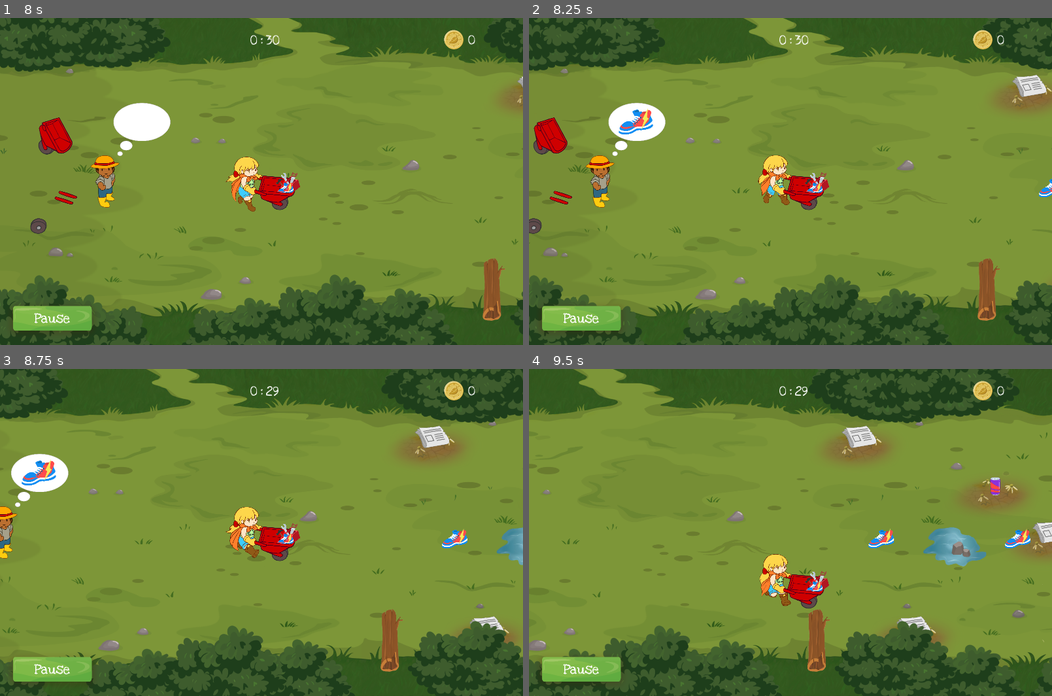
Above: before the commit, frames 1-4 (two rows, left to right).
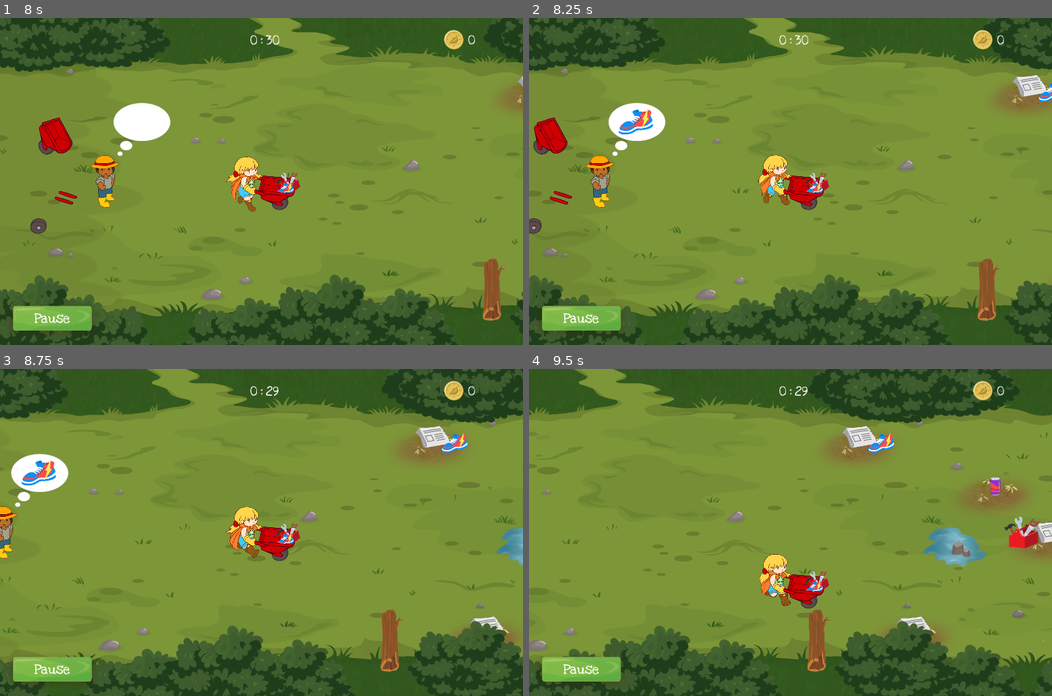
Above: after the commit, the same moments.

Repository: siconline/EcoChampion_Godot
Game: Godot game, scene res://Main.tscn
Two runs of this game, one before a commit and one after it. Both use one fixed random seed, a clock stepped at 60 frames per second and the inputs below.
Inputs (mouse positions are in pixels of both pictures, inside the frame that each line leads up to):
- Up to frame 1 (8 s): click "Score" at 0.5 s; click "Level Menu" at 1.25 s; click "Garbage Patrol" at 2 s; click "Germany" at 2.75 s; click (360, 282) at 3.5 s; click "Pause" at 4.25 s; click "Continue" at 5 s; tap Enter (ui_accept) at 5.75, 6.02, 6.77 s; move the mouse to (235, 246) at 5.77 s; hold Up (ui_up) 5.78-7.28 s; move the mouse to (418, 230) at 6.52 s; move the mouse to (104, 132) at 7.27 s; hold Left (ui_left) from 7.28 s (still down)
- Up to frame 2 (8.25 s): keep holding Left (ui_left); move the mouse to (816, 181) at 8.02 s
- Up to frame 3 (8.75 s): keep holding Left (ui_left); tap Enter (ui_accept) at 8.27 s
- Up to frame 4 (9.5 s): move the mouse to (712, 450) at 8.77 s; release Left (ui_left) at 8.78 s; hold Down (ui_down) from 8.78 s (still down); tap Enter (ui_accept) at 9.02 s

Frame 1 is identical in both runs. In frame 2, 0.2% of the frame differs, in the area x 97-100%, y 19-55%; in frame 3, 0.4%; in frame 4, 0.8%, in the area x 64-98%, y 19-55%.

Commit message:
added powerups at scene

Diff:
--- a/MiniGame01/MiniGame01.tscn
+++ b/MiniGame01/MiniGame01.tscn
@@ -6,7 +6,7 @@
 [ext_resource path="res://MiniGame01/Textures/Backgrounds/Germany/ForegroundStartTop_d.png" type="Texture" id=4]
 [ext_resource path="res://MiniGame01/Textures/Backgrounds/Germany/ForegroundStartBottom_d.png" type="Texture" id=5]
 [ext_resource path="res://MiniGame01/PowerUps.gd" type="Script" id=6]
-[ext_resource path="res://MiniGame01/Textures/PickUps/item_boost.png" type="Texture" id=7]
+[ext_resource path="res://MiniGame01/PowerUp/PowerUp.tscn" type="PackedScene" id=7]
 [ext_resource path="res://MiniGame01/PickUps.gd" type="Script" id=8]
 [ext_resource path="res://MiniGame01/PickUp/PickUp.tscn" type="PackedScene" id=9]
 [ext_resource path="res://MiniGame01/Obstacles.gd" type="Script" id=10]
@@ -28,12 +28,7 @@
 [ext_resource path="res://MiniGame01/Textures/Facilities/t2_vorne.png" type="Texture" id=26]
 [ext_resource path="res://MiniGame01/NPC/Npc.tscn" type="PackedScene" id=27]
 
-[sub_resource type="RectangleShape2D" id=1]
-
-custom_solver_bias = 0.0
-extents = Vector2( 10, 10 )
-
-[sub_resource type="Animation" id=3]
+[sub_resource type="Animation" id=1]
 
 resource_name = "lostItem_L"
 length = 2.0
@@ -1882,7 +1877,7 @@
 "values": [ Vector2( 0.1, 0.1 ), Vector2( 0.1, 0.1 ), Vector2( 0.2, 0.2 ), Vector2( 0.07, 0.07 ), Vector2( 0.1, 0.1 ) ]
 }
 
-[node name="MiniGame01" type="Node2D" index="0"]
+[node name="MiniGame01" type="Node2D"]
 
 script = ExtResource( 1 )
 _sections_unfolded = [ "Pause" ]
@@ -1995,303 +1990,69 @@
 script = ExtResource( 6 )
 _sections_unfolded = [ "Transform" ]
 
-[node name="PowerUp1" type="Area2D" parent="PowerUps" index="0"]
-
-editor/display_folded = true
-position = Vector2( 1320, 1.80205 )
-input_pickable = true
-gravity_vec = Vector2( 0, 1 )
-gravity = 98.0
-linear_damp = 0.1
-angular_damp = 1.0
-audio_bus_override = false
-audio_bus_name = "Master"
-_sections_unfolded = [ "Transform" ]
-
-[node name="CollisionShape2D" type="CollisionShape2D" parent="PowerUps/PowerUp1" index="0"]
-
-shape = SubResource( 1 )
-
-[node name="Sprite" type="Sprite" parent="PowerUps/PowerUp1" index="1"]
-
-scale = Vector2( 0.15, 0.15 )
-texture = ExtResource( 7 )
-_sections_unfolded = [ "Transform" ]
-
-[node name="PowerUp2" type="Area2D" parent="PowerUps" index="1"]
-
-editor/display_folded = true
-position = Vector2( 1820, 1.80205 )
-input_pickable = true
-gravity_vec = Vector2( 0, 1 )
-gravity = 98.0
-linear_damp = 0.1
-angular_damp = 1.0
-audio_bus_override = false
-audio_bus_name = "Master"
-_sections_unfolded = [ "Transform" ]
-
-[node name="CollisionShape2D" type="CollisionShape2D" parent="PowerUps/PowerUp2" index="0"]
-
-shape = SubResource( 1 )
-
-[node name="Sprite" type="Sprite" parent="PowerUps/PowerUp2" index="1"]
-
-scale = Vector2( 0.15, 0.15 )
-texture = ExtResource( 7 )
-_sections_unfolded = [ "Transform" ]
-
-[node name="PowerUp3" type="Area2D" parent="PowerUps" index="2"]
-
-editor/display_folded = true
-position = Vector2( 2320, 1.80205 )
-input_pickable = true
-gravity_vec = Vector2( 0, 1 )
-gravity = 98.0
-linear_damp = 0.1
-angular_damp = 1.0
-audio_bus_override = false
-audio_bus_name = "Master"
-_sections_unfolded = [ "Transform" ]
-
-[node name="CollisionShape2D" type="CollisionShape2D" parent="PowerUps/PowerUp3" index="0"]
-
-shape = SubResource( 1 )
-
-[node name="Sprite" type="Sprite" parent="PowerUps/PowerUp3" index="1"]
-
-scale = Vector2( 0.15, 0.15 )
-texture = ExtResource( 7 )
-_sections_unfolded = [ "Transform" ]
-
-[node name="PowerUp4" type="Area2D" parent="PowerUps" index="3"]
-
-editor/display_folded = true
-position = Vector2( 2820, 1.80205 )
-input_pickable = true
-gravity_vec = Vector2( 0, 1 )
-gravity = 98.0
-linear_damp = 0.1
-angular_damp = 1.0
-audio_bus_override = false
-audio_bus_name = "Master"
-_sections_unfolded = [ "Transform" ]
-
-[node name="CollisionShape2D" type="CollisionShape2D" parent="PowerUps/PowerUp4" index="0"]
-
-shape = SubResource( 1 )
-
-[node name="Sprite" type="Sprite" parent="PowerUps/PowerUp4" index="1"]
-
-scale = Vector2( 0.15, 0.15 )
-texture = ExtResource( 7 )
-_sections_unfolded = [ "Transform" ]
-
-[node name="PowerUp5" type="Area2D" parent="PowerUps" index="4"]
-
-editor/display_folded = true
-position = Vector2( 3320, 1.80205 )
-input_pickable = true
-gravity_vec = Vector2( 0, 1 )
-gravity = 98.0
-linear_damp = 0.1
-angular_damp = 1.0
-audio_bus_override = false
-audio_bus_name = "Master"
-_sections_unfolded = [ "Transform" ]
-
-[node name="CollisionShape2D" type="CollisionShape2D" parent="PowerUps/PowerUp5" index="0"]
-
-shape = SubResource( 1 )
-
-[node name="Sprite" type="Sprite" parent="PowerUps/PowerUp5" index="1"]
-
-scale = Vector2( 0.15, 0.15 )
-texture = ExtResource( 7 )
-_sections_unfolded = [ "Transform" ]
-
-[node name="PowerUp6" type="Area2D" parent="PowerUps" index="5"]
-
-editor/display_folded = true
-position = Vector2( 3820, 1.80205 )
-input_pickable = true
-gravity_vec = Vector2( 0, 1 )
-gravity = 98.0
-linear_damp = 0.1
-angular_damp = 1.0
-audio_bus_override = false
-audio_bus_name = "Master"
-_sections_unfolded = [ "Transform" ]
-
-[node name="CollisionShape2D" type="CollisionShape2D" parent="PowerUps/PowerUp6" index="0"]
-
-shape = SubResource( 1 )
-
-[node name="Sprite" type="Sprite" parent="PowerUps/PowerUp6" index="1"]
-
-scale = Vector2( 0.15, 0.15 )
-texture = ExtResource( 7 )
-_sections_unfolded = [ "Transform" ]
-
-[node name="PowerUp7" type="Area2D" parent="PowerUps" index="6"]
-
-editor/display_folded = true
-position = Vector2( 4320, 1.80205 )
-input_pickable = true
-gravity_vec = Vector2( 0, 1 )
-gravity = 98.0
-linear_damp = 0.1
-angular_damp = 1.0
-audio_bus_override = false
-audio_bus_name = "Master"
-_sections_unfolded = [ "Transform" ]
-
-[node name="CollisionShape2D" type="CollisionShape2D" parent="PowerUps/PowerUp7" index="0"]
-
-shape = SubResource( 1 )
-
-[node name="Sprite" type="Sprite" parent="PowerUps/PowerUp7" index="1"]
-
-scale = Vector2( 0.15, 0.15 )
-texture = ExtResource( 7 )
-_sections_unfolded = [ "Transform" ]
-
-[node name="PowerUp8" type="Area2D" parent="PowerUps" index="7"]
-
-editor/display_folded = true
-position = Vector2( 4820, 1.80205 )
-input_pickable = true
-gravity_vec = Vector2( 0, 1 )
-gravity = 98.0
-linear_damp = 0.1
-angular_damp = 1.0
-audio_bus_override = false
-audio_bus_name = "Master"
-_sections_unfolded = [ "Transform" ]
-
-[node name="CollisionShape2D" type="CollisionShape2D" parent="PowerUps/PowerUp8" index="0"]
-
-shape = SubResource( 1 )
-
-[node name="Sprite" type="Sprite" parent="PowerUps/PowerUp8" index="1"]
-
-scale = Vector2( 0.15, 0.15 )
-texture = ExtResource( 7 )
-_sections_unfolded = [ "Transform" ]
-
-[node name="PowerUp9" type="Area2D" parent="PowerUps" index="8"]
-
-editor/display_folded = true
-position = Vector2( 5320, 1.80205 )
-input_pickable = true
-gravity_vec = Vector2( 0, 1 )
-gravity = 98.0
-linear_damp = 0.1
-angular_damp = 1.0
-audio_bus_override = false
-audio_bus_name = "Master"
-_sections_unfolded = [ "Transform" ]
-
-[node name="CollisionShape2D" type="CollisionShape2D" parent="PowerUps/PowerUp9" index="0"]
-
-shape = SubResource( 1 )
-
-[node name="Sprite" type="Sprite" parent="PowerUps/PowerUp9" index="1"]
-
-scale = Vector2( 0.15, 0.15 )
-texture = ExtResource( 7 )
-_sections_unfolded = [ "Transform" ]
-
-[node name="PowerUp10" type="Area2D" parent="PowerUps" index="9"]
-
-editor/display_folded = true
-position = Vector2( 5820, 1.80205 )
-input_pickable = true
-gravity_vec = Vector2( 0, 1 )
-gravity = 98.0
-linear_damp = 0.1
-angular_damp = 1.0
-audio_bus_override = false
-audio_bus_name = "Master"
-_sections_unfolded = [ "Transform" ]
-
-[node name="CollisionShape2D" type="CollisionShape2D" parent="PowerUps/PowerUp10" index="0"]
-
-shape = SubResource( 1 )
-
-[node name="Sprite" type="Sprite" parent="PowerUps/PowerUp10" index="1"]
-
-scale = Vector2( 0.15, 0.15 )
-texture = ExtResource( 7 )
-_sections_unfolded = [ "Transform" ]
-
-[node name="PowerUp11" type="Area2D" parent="PowerUps" index="10"]
-
-editor/display_folded = true
-position = Vector2( 6320, 1.80205 )
-input_pickable = true
-gravity_vec = Vector2( 0, 1 )
-gravity = 98.0
-linear_damp = 0.1
-angular_damp = 1.0
-audio_bus_override = false
-audio_bus_name = "Master"
-_sections_unfolded = [ "Transform" ]
-
-[node name="CollisionShape2D" type="CollisionShape2D" parent="PowerUps/PowerUp11" index="0"]
-
-shape = SubResource( 1 )
-
-[node name="Sprite" type="Sprite" parent="PowerUps/PowerUp11" index="1"]
-
-scale = Vector2( 0.15, 0.15 )
-texture = ExtResource( 7 )
-_sections_unfolded = [ "Transform" ]
-
-[node name="PowerUp12" type="Area2D" parent="PowerUps" index="11"]
-
-editor/display_folded = true
-position = Vector2( 6820, 1.80205 )
-input_pickable = true
-gravity_vec = Vector2( 0, 1 )
-gravity = 98.0
-linear_damp = 0.1
-angular_damp = 1.0
-audio_bus_override = false
-audio_bus_name = "Master"
-_sections_unfolded = [ "Transform" ]
-
-[node name="CollisionShape2D" type="CollisionShape2D" parent="PowerUps/PowerUp12" index="0"]
-
-shape = SubResource( 1 )
-
-[node name="Sprite" type="Sprite" parent="PowerUps/PowerUp12" index="1"]
-
-scale = Vector2( 0.15, 0.15 )
-texture = ExtResource( 7 )
-_sections_unfolded = [ "Transform" ]
-
-[node name="PowerUp13" type="Area2D" parent="PowerUps" index="12"]
-
-editor/display_folded = true
-position = Vector2( 7320, 1.80205 )
-input_pickable = true
-gravity_vec = Vector2( 0, 1 )
-gravity = 98.0
-linear_damp = 0.1
-angular_damp = 1.0
-audio_bus_override = false
-audio_bus_name = "Master"
-_sections_unfolded = [ "Transform" ]
-
-[node name="CollisionShape2D" type="CollisionShape2D" parent="PowerUps/PowerUp13" index="0"]
-
-shape = SubResource( 1 )
-
-[node name="Sprite" type="Sprite" parent="PowerUps/PowerUp13" index="1"]
-
-scale = Vector2( 0.15, 0.15 )
-texture = ExtResource( 7 )
+[node name="PowerUp1" parent="PowerUps" index="0" instance=ExtResource( 7 )]
+
+position = Vector2( 1320, 0 )
+_sections_unfolded = [ "Transform" ]
+
+[node name="PowerUp2" parent="PowerUps" index="1" instance=ExtResource( 7 )]
+
+position = Vector2( 1820, 0 )
+_sections_unfolded = [ "Transform" ]
+
+[node name="PowerUp3" parent="PowerUps" index="2" instance=ExtResource( 7 )]
+
+position = Vector2( 2320, 0 )
+_sections_unfolded = [ "Transform" ]
+
+[node name="PowerUp4" parent="PowerUps" index="3" instance=ExtResource( 7 )]
+
+position = Vector2( 2820, 0 )
+_sections_unfolded = [ "Transform" ]
+
+[node name="PowerUp5" parent="PowerUps" index="4" instance=ExtResource( 7 )]
+
+position = Vector2( 3320, 0 )
+_sections_unfolded = [ "Transform" ]
+
+[node name="PowerUp6" parent="PowerUps" index="5" instance=ExtResource( 7 )]
+
+position = Vector2( 3820, 0 )
+_sections_unfolded = [ "Transform" ]
+
+[node name="PowerUp7" parent="PowerUps" index="6" instance=ExtResource( 7 )]
+
+position = Vector2( 4320, 0 )
+_sections_unfolded = [ "Transform" ]
+
+[node name="PowerUp8" parent="PowerUps" index="7" instance=ExtResource( 7 )]
+
+position = Vector2( 4820, 0 )
+_sections_unfolded = [ "Transform" ]
+
+[node name="PowerUp9" parent="PowerUps" index="8" instance=ExtResource( 7 )]
+
+position = Vector2( 5320, 0 )
+_sections_unfolded = [ "Transform" ]
+
+[node name="PowerUp10" parent="PowerUps" index="9" instance=ExtResource( 7 )]
+
+position = Vector2( 5820, 0 )
+_sections_unfolded = [ "Transform" ]
+
+[node name="PowerUp11" parent="PowerUps" index="10" instance=ExtResource( 7 )]
+
+position = Vector2( 6320, 0 )
+_sections_unfolded = [ "Transform" ]
+
+[node name="PowerUp12" parent="PowerUps" index="11" instance=ExtResource( 7 )]
+
+position = Vector2( 6820, 0 )
+_sections_unfolded = [ "Transform" ]
+
+[node name="PowerUp13" parent="PowerUps" index="12" instance=ExtResource( 7 )]
+
+position = Vector2( 7320, 0 )
 _sections_unfolded = [ "Transform" ]
 
 [node name="PickUps" type="Node2D" parent="." index="2"]
@@ -3232,6 +2993,61 @@
 _sections_unfolded = [ "Transform" ]
 
 [node name="DropPlayer" type="AnimationPlayer" parent="Facilities/Paper" index="0"]
+
+root_node = NodePath("..")
+autoplay = ""
+playback_process_mode = 1
+playback_default_blend_time = 0.0
+playback_speed = 1.0
+anims/Waste_IN = SubResource( 35 )
+anims/Waste_OUT = SubResource( 36 )
+blend_times = [  ]
+_sections_unfolded = [ "Playback Options" ]
+
+[node name="CollisionShape2D" type="CollisionShape2D" parent="Facilities/Paper" index="1"]
+
+position = Vector2( -27.3101, 19.5071 )
+shape = SubResource( 34 )
+
+[node name="Behind" type="Sprite" parent="Facilities/Paper" index="2"]
+
+position = Vector2( 34.0376, 13.9717 )
+scale = Vector2( 0.35, 0.35 )
+z_index = -3
+texture = ExtResource( 23 )
+_sections_unfolded = [ "Transform", "Z Index" ]
+
+[node name="WasteAnim" type="Sprite" parent="Facilities/Paper" index="3"]
+
+visible = false
+position = Vector2( 0, 50 )
+rotation = 6.28319
+scale = Vector2( 0.1, 0.1 )
+z_index = -1
+texture = ExtResource( 11 )
+_sections_unfolded = [ "Transform", "Visibility", "Z Index" ]
+
+[node name="Front" type="Sprite" parent="Facilities/Paper" index="4"]
+
+position = Vector2( 0, 50 )
+scale = Vector2( 0.35, 0.35 )
+z_index = -1
+texture = ExtResource( 24 )
+_sections_unfolded = [ "Transform", "Z Index" ]
+
+[node name="Metal" type="StaticBody2D" parent="Facilities" index="2"]
+
+position = Vector2( 6500, 350 )
+input_pickable = false
+collision_layer = 1
+collision_mask = 1
+constant_linear_velocity = Vector2( 0, 0 )
+constant_angular_velocity = 0.0
+friction = 1.0
+bounce = 0.0
+_sections_unfolded = [ "Transform" ]
+
+[node name="DropPlayer" type="AnimationPlayer" parent="Facilities/Metal" index="0"]
 
 root_node = NodePath("..")
 autoplay = ""
@@ -3243,65 +3059,10 @@
 blend_times = [  ]
 _sections_unfolded = [ "Playback Options" ]
 
-[node name="CollisionShape2D" type="CollisionShape2D" parent="Facilities/Paper" index="1"]
+[node name="CollisionShape2D" type="CollisionShape2D" parent="Facilities/Metal" index="1"]
 
 position = Vector2( -27.3101, 19.5071 )
-shape = SubResource( 36 )
-
-[node name="Behind" type="Sprite" parent="Facilities/Paper" index="2"]
-
-position = Vector2( 34.0376, 13.9717 )
-scale = Vector2( 0.35, 0.35 )
-z_index = -3
-texture = ExtResource( 23 )
-_sections_unfolded = [ "Transform", "Z Index" ]
-
-[node name="WasteAnim" type="Sprite" parent="Facilities/Paper" index="3"]
-
-visible = false
-position = Vector2( 0, 50 )
-rotation = 6.28319
-scale = Vector2( 0.1, 0.1 )
-z_index = -1
-texture = ExtResource( 11 )
-_sections_unfolded = [ "Transform", "Visibility", "Z Index" ]
-
-[node name="Front" type="Sprite" parent="Facilities/Paper" index="4"]
-
-position = Vector2( 0, 50 )
-scale = Vector2( 0.35, 0.35 )
-z_index = -1
-texture = ExtResource( 24 )
-_sections_unfolded = [ "Transform", "Z Index" ]
-
-[node name="Metal" type="StaticBody2D" parent="Facilities" index="2"]
-
-position = Vector2( 6500, 350 )
-input_pickable = false
-collision_layer = 1
-collision_mask = 1
-constant_linear_velocity = Vector2( 0, 0 )
-constant_angular_velocity = 0.0
-friction = 1.0
-bounce = 0.0
-_sections_unfolded = [ "Transform" ]
-
-[node name="DropPlayer" type="AnimationPlayer" parent="Facilities/Metal" index="0"]
-
-root_node = NodePath("..")
-autoplay = ""
-playback_process_mode = 1
-playback_default_blend_time = 0.0
-playback_speed = 1.0
-anims/Waste_IN = SubResource( 39 )
-anims/Waste_OUT = SubResource( 40 )
-blend_times = [  ]
-_sections_unfolded = [ "Playback Options" ]
-
-[node name="CollisionShape2D" type="CollisionShape2D" parent="Facilities/Metal" index="1"]
-
-position = Vector2( -27.3101, 19.5071 )
-shape = SubResource( 36 )
+shape = SubResource( 34 )
 
 [node name="Behind" type="Sprite" parent="Facilities/Metal" index="2"]
 
--- a/MiniGame01/PickUp/PickUp.tscn
+++ b/MiniGame01/PickUp/PickUp.tscn
@@ -68,7 +68,7 @@
 gravity = Vector3( 0, -2, 0 )
 initial_velocity = 2.0
 initial_velocity_random = 0.0
-angular_velocity = 4.58337e-41
+angular_velocity = 4.58337e-041
 angular_velocity_random = 0.0
 orbit_velocity = 0.0
 orbit_velocity_random = 0.0
@@ -94,7 +94,7 @@
 anim_loop = true
 _sections_unfolded = [ "Angle", "Angular Velocity", "Animation", "Emission Shape", "Scale", "Spread" ]
 
-[node name="PickUp" type="Area2D" index="0"]
+[node name="PickUp" type="Area2D"]
 
 input_pickable = true
 gravity_vec = Vector2( 0, 1 )
@@ -114,22 +114,25 @@
 
 position = Vector2( -5, 40 )
 scale = Vector2( 0.8, 0.8 )
+z_index = -2
 texture = ExtResource( 2 )
-_sections_unfolded = [ "Transform", "Visibility" ]
+_sections_unfolded = [ "Transform", "Visibility", "Z Index" ]
 
 [node name="Flower2" type="Sprite" parent="." index="2"]
 
 modulate = Color( 1, 1, 1, 0 )
 position = Vector2( -5, 40 )
 scale = Vector2( 0.8, 0.8 )
+z_index = -2
 texture = ExtResource( 3 )
-_sections_unfolded = [ "Transform", "Visibility" ]
+_sections_unfolded = [ "Transform", "Visibility", "Z Index" ]
 
 [node name="Sprite" type="Sprite" parent="." index="3"]
 
 scale = Vector2( 0.15, 0.15 )
+z_index = -2
 texture = ExtResource( 4 )
-_sections_unfolded = [ "Transform" ]
+_sections_unfolded = [ "Transform", "Z Index" ]
 
 [node name="AnimationPlayer" type="AnimationPlayer" parent="." index="4"]
 
--- /dev/null
+++ b/MiniGame01/PowerUp/PowerUp.gd
@@ -0,0 +1,12 @@
+extends Area2D
+
+onready var sprite = $Sprite
+var textures = [preload('res://MiniGame01/Textures/PickUps/item_boost.png'), preload('res://MiniGame01/Textures/PickUps/item_toolbox.png')]
+
+func _ready():
+	pass
+
+#func _process(delta):
+#	# Called every frame. Delta is time since last frame.
+#	# Update game logic here.
+#	pass
--- /dev/null
+++ b/MiniGame01/PowerUp/PowerUp.tscn
@@ -0,0 +1,31 @@
+[gd_scene load_steps=4 format=2]
+
+[ext_resource path="res://MiniGame01/PowerUp/PowerUp.gd" type="Script" id=1]
+[ext_resource path="res://MiniGame01/Textures/PickUps/item_toolbox.png" type="Texture" id=2]
+
+[sub_resource type="RectangleShape2D" id=1]
+
+custom_solver_bias = 0.0
+extents = Vector2( 10, 10 )
+
+[node name="PowerUp" type="Area2D" index="0"]
+
+input_pickable = true
+gravity_vec = Vector2( 0, 1 )
+gravity = 98.0
+linear_damp = 0.1
+angular_damp = 1.0
+audio_bus_override = false
+audio_bus_name = "Master"
+script = ExtResource( 1 )
+
+[node name="CollisionShape2D" type="CollisionShape2D" parent="." index="0"]
+
+shape = SubResource( 1 )
+
+[node name="Sprite" type="Sprite" parent="." index="1"]
+
+scale = Vector2( 0.15, 0.15 )
+z_index = -2
+texture = ExtResource( 2 )
+_sections_unfolded = [ "Transform", "Z Index" ]
--- a/MiniGame01/PowerUps.gd
+++ b/MiniGame01/PowerUps.gd
@@ -1,13 +1,23 @@
 extends Node2D
 
-# class member variables go here, for example:
-# var a = 2
-# var b = "textvar"
+onready var powerup = [$PowerUp1, $PowerUp2, $PowerUp3, $PowerUp4, $PowerUp5, $PowerUp6, $PowerUp7, $PowerUp8, $PowerUp9, $PowerUp10, $PowerUp11, $PowerUp12, $PowerUp13]
+var obj = 0
+#Position Pickups are possible
+var positions = [350, 175, 0, -175, -350]
+var randomPos
 
 func _ready():
-	# Called when the node is added to the scene for the first time.
-	# Initialization here
-	pass
+	for i in range(0, powerup.size()):
+		if obj == 0:
+			powerup[i].sprite.texture = powerup[i].textures[0]
+			obj = 1
+		else:
+			powerup[i].sprite.texture = powerup[i].textures[1]
+			obj = 0
+	#RANDOM POSITION Y POWERUPS
+	for obj in powerup:
+		randomPos  = randi()%5
+		obj.position.y = positions[randomPos]
 
 #func _process(delta):
 #	# Called every frame. Delta is time since last frame.
Not shown: 50 places in MiniGame01/MiniGame01.tscn that only renumber resources
